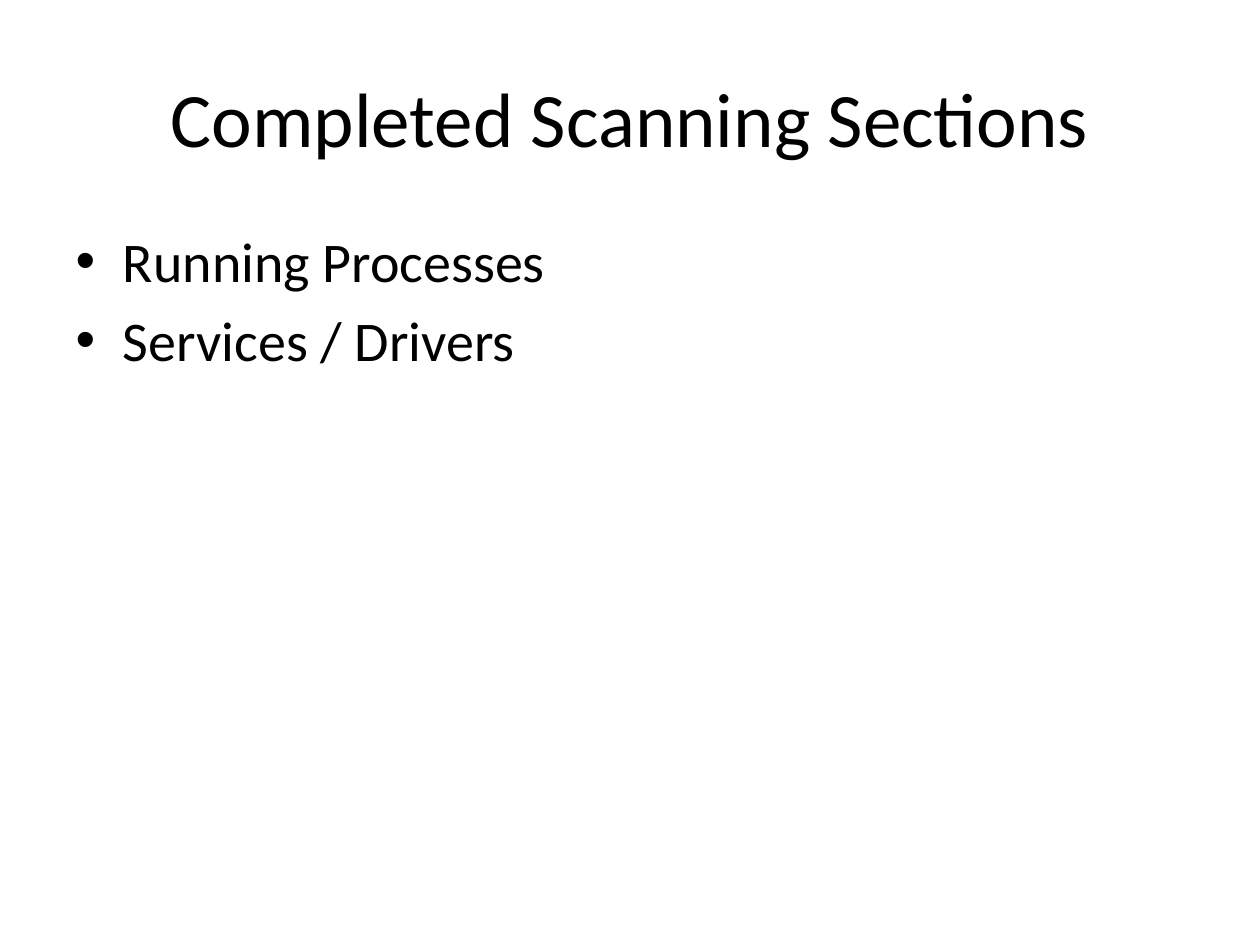
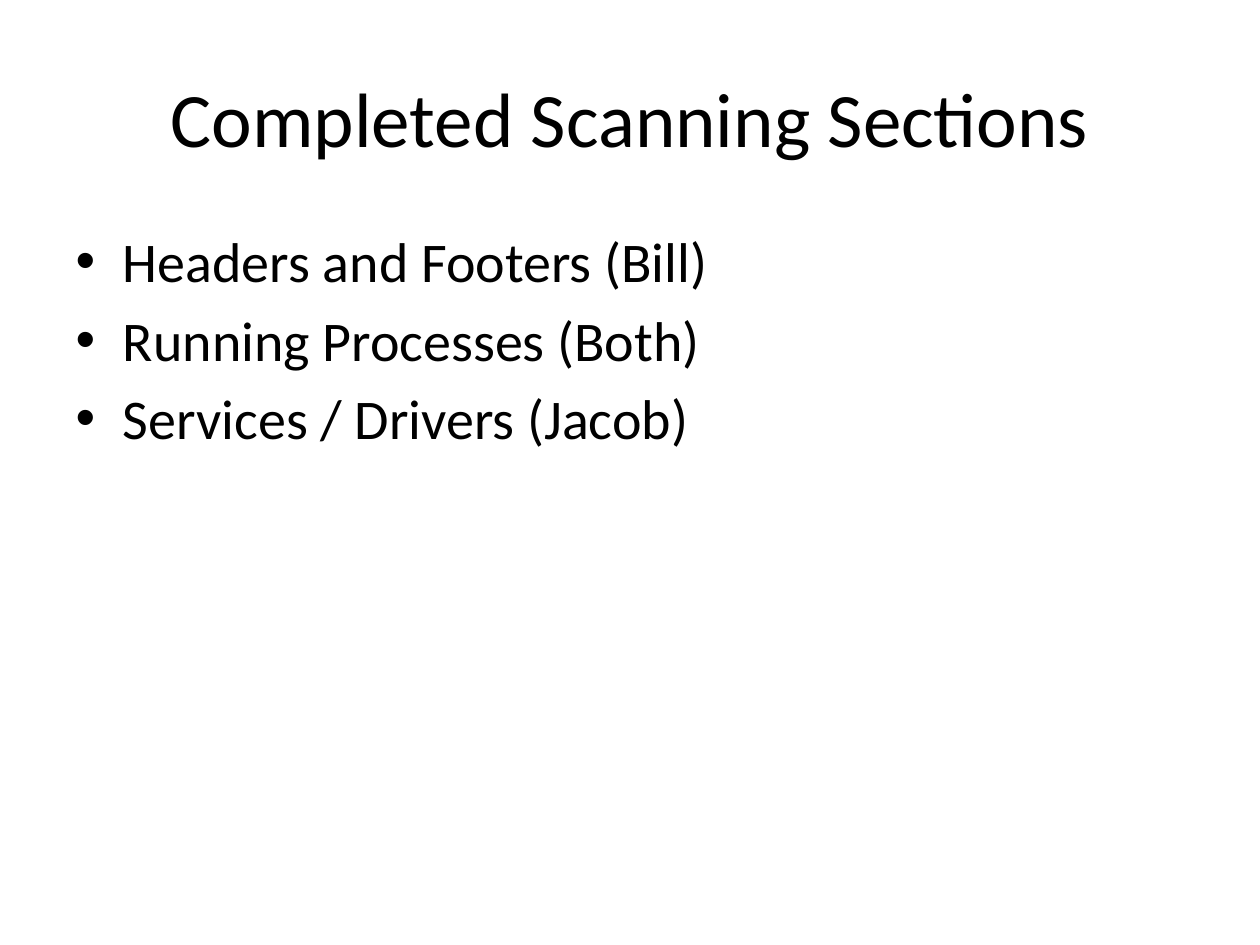
Before and after one commit to BillyONeal/Instalog, a slide deck: slide 5 of Docs/EECS395.Spring2012.SnyderOneal.InterimReport2Presentation.Instalog.pptx. Drawn at 1260x945 pixels with LibreOffice and Linux fonts; fonts in the diff are those of the drawing. Boxes give left, top, right and bottom in pixels: in the first picture for what was removed or moved away, otherwise in the second. Text is boxed around its words. In the diff, an @@ line names an element or a change of style, - is before the commit and + after.

```diff
--- a/Docs/EECS395.Spring2012.SnyderOneal.InterimReport2Presentation.Instalog.pptx
+++ b/Docs/EECS395.Spring2012.SnyderOneal.InterimReport2Presentation.Instalog.pptx
@@ text at [123,241,707,447]: text changed @@
-• Running Processes
-• Services / Drivers
+• Headers and Footers (Bill)
+• Running Processes (Both)
+• Services / Drivers (Jacob)
```
Also in this commit, not shown: 2 other slides changed.
